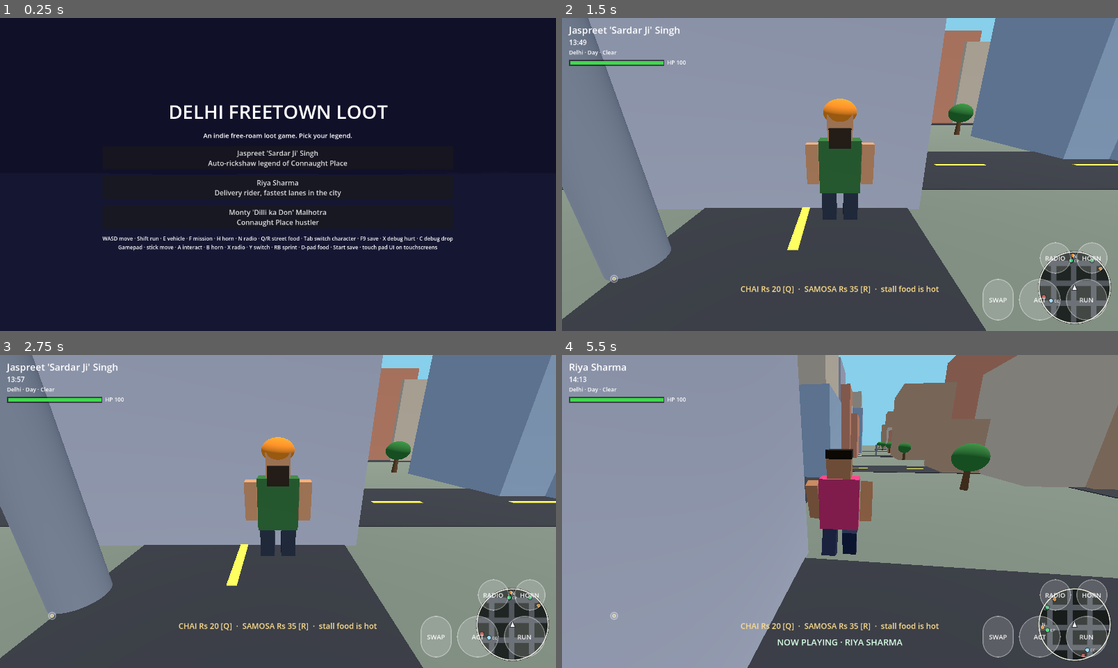
Above: before the commit, frames 1-4 (two rows, left to right).
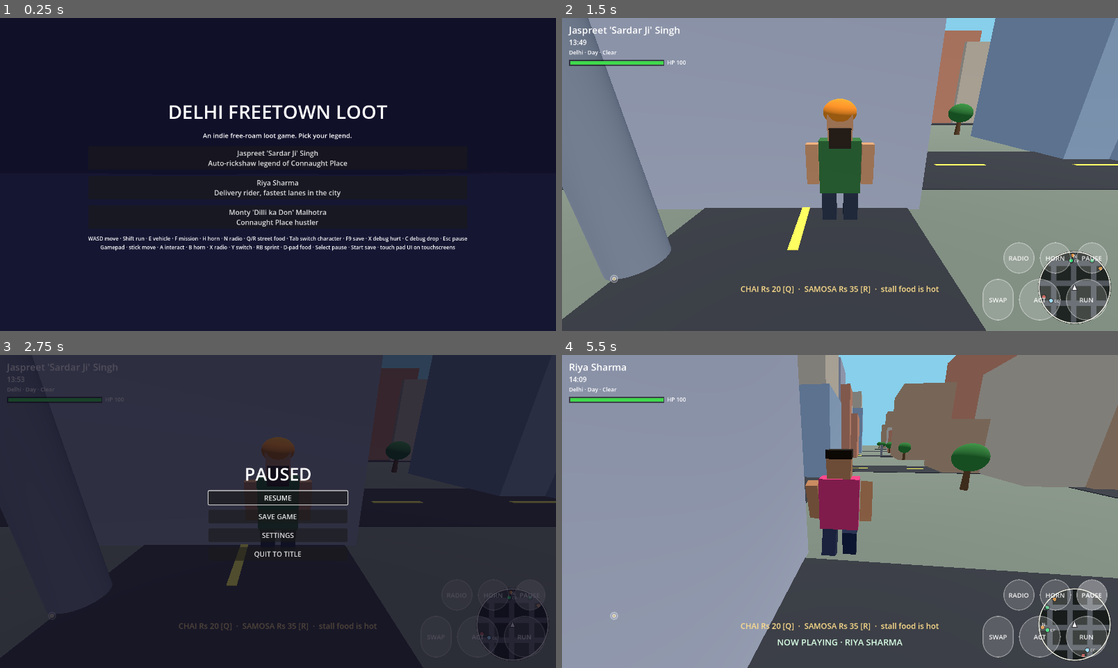
Above: after the commit, the same moments.

Repository: Ayushsahnios/delhi-freetown-loot
Game: Godot game, scene res://scenes/main.tscn
Same seed, same stepped clock (60 frames per second), same inputs: the game is played once before the commit and once after it.
Inputs (mouse positions are in pixels of both pictures, inside the frame that each line leads up to):
- Up to frame 1 (0.25 s): no input
- Up to frame 2 (1.5 s): click "Jaspreet 'Sardar Ji' Singh Au…" at 0.5 s; click "RADIO" at 1.25 s
- Up to frame 3 (2.75 s): click (528, 596) at 2 s, where only the run after the commit has a clickable "PAUSE"
- Up to frame 4 (5.5 s): click (840, 498) at 2.75 s, where only the run after the commit has a clickable "RESUME"; click "HORN" at 3.5 s; click "SWAP" at 4.25 s; tap Enter (ui_accept) at 5, 5.27 s; move the mouse to (962, 495) at 5.02 s; hold D (move_right) from 5.03 s (still down); tap H (horn) at 5.1 s; click (962, 495) at 5.17 s; tap E (interact) at 5.3 s

The runs differ from the first frame. In frame 1, 2.2% of the frame differs, in the area x 15-85%, y 27-75%; in frame 2, 0.2%; in frame 3, 99%, in the area x 0-100%, y 0-100%; in frame 4, 0.9%.
Error in both runs: Invalid assignment on read-only value (on base: 'Dictionary'). (res://scripts/missions.gd:49)

Commit message:
Pause menu with settings: Esc/Select freeze, audio sliders, shadows, quit to title
Runtime Ambient/Radio mixer buses carry the settings sliders; gameplay
scripts keep their own volume_db untouched. Settings persist to
user://settings.json and apply at boot. Esc, gamepad Select and a touch
PAUSE button all trigger it.

Closes #23

Diff:
--- a/scripts/audio.gd
+++ b/scripts/audio.gd
@@ -43,6 +43,10 @@
 	_thunder_player = AudioStreamPlayer.new()
 	_thunder_player.stream = _make_thunder()
 	add_child(_thunder_player)
+	# Settings sliders scale the Ambient bus, never these players directly.
+	for p in [_horn_player, _ambient_player, _rain_player, _thunder_player] \
+			+ _distant_players:
+		p.bus = "Ambient"
 
 
 func horn() -> void:
--- a/scripts/game.gd
+++ b/scripts/game.gd
@@ -39,6 +39,7 @@
 
 func _ready() -> void:
 	_setup_inputs()
+	_setup_audio_buses()
 
 
 func _setup_inputs() -> void:
@@ -56,6 +57,7 @@
 	_add_keys("debug_hurt", [KEY_X])
 	_add_keys("debug_fall", [KEY_C])
 	_add_keys("save", [KEY_F9])
+	_add_keys("pause", [KEY_ESCAPE])
 	# Gamepad — the same actions, so every gameplay reader works unchanged:
 	# left stick drives move_* with analog strength, face buttons take the
 	# one-shot actions, D-pad buys street food.
@@ -71,8 +73,26 @@
 	_add_joy_buttons("buy_chai", [JOY_BUTTON_DPAD_UP])
 	_add_joy_buttons("buy_samosa", [JOY_BUTTON_DPAD_DOWN])
 	_add_joy_buttons("save", [JOY_BUTTON_START])
+	_add_joy_buttons("pause", [JOY_BUTTON_BACK])
 	for action in ["move_forward", "move_back", "move_left", "move_right"]:
 		InputMap.action_set_deadzone(action, 0.2)
+
+
+func _setup_audio_buses() -> void:
+	## Runtime mixer buses for the settings sliders: gameplay scripts keep
+	## their own volume_db untouched; sliders scale the bus instead.
+	_ensure_bus("Ambient")
+	_ensure_bus("Radio")
+
+
+func _ensure_bus(bus_name: String) -> void:
+	for i in AudioServer.bus_count:
+		if AudioServer.get_bus_name(i) == bus_name:
+			return
+	AudioServer.add_bus()
+	var idx := AudioServer.bus_count - 1
+	AudioServer.set_bus_name(idx, bus_name)
+	AudioServer.set_bus_send(idx, "Master")
 
 
 func _add_keys(action: String, keycodes: Array) -> void:
--- a/scripts/main.gd
+++ b/scripts/main.gd
@@ -21,6 +21,7 @@
 const FoodScript := preload("res://scripts/food.gd")
 const WeatherScript := preload("res://scripts/weather.gd")
 const TouchControlsScript := preload("res://scripts/touch_controls.gd")
+const PauseScript := preload("res://scripts/pause.gd")
 const MeshTools := preload("res://scripts/meshtools.gd")
 
 const SKY_DAY := Color(0.53, 0.81, 0.92)
@@ -81,6 +82,7 @@
 var _road_mat: StandardMaterial3D
 var _applied_wet := -1.0
 var _touch: CanvasLayer
+var _pause: CanvasLayer
 var _districts := {}
 var _cur_district: MeshTools = null
 var _dash_xfs: Array[Transform3D] = []
@@ -93,6 +95,9 @@
 func _ready() -> void:
 	_rng.randomize()
 	_build_environment()
+	var boot := PauseScript.load_settings()
+	PauseScript.apply_audio(boot)
+	sun.shadow_enabled = bool(boot.get("shadows", false))
 	_weather = WeatherScript.new()
 	add_child(_weather)
 	_weather.setup()
@@ -121,6 +126,9 @@
 	_build_select_ui()
 	_touch = TouchControlsScript.new()
 	add_child(_touch)
+	_pause = PauseScript.new()
+	_pause.setup(self)
+	add_child(_pause)
 	Input.joy_connection_changed.connect(_on_joy_connection_changed)
 	get_tree().root.close_requested.connect(_save_game)
 
@@ -609,7 +617,7 @@
 		box.add_child(btn)
 
 	var hint := Label.new()
-	hint.text = "WASD move · Shift run · E vehicle · F mission · H horn · N radio · Q/R street food · Tab switch character · F9 save · X debug hurt · C debug drop\nGamepad · stick move · A interact · B horn · X radio · Y switch · RB sprint · D-pad food · Start save · touch pad UI on touchscreens"
+	hint.text = "WASD move · Shift run · E vehicle · F mission · H horn · N radio · Q/R street food · Tab switch character · F9 save · X debug hurt · C debug drop · Esc pause\nGamepad · stick move · A interact · B horn · X radio · Y switch · RB sprint · D-pad food · Select pause · Start save · touch pad UI on touchscreens"
 	hint.add_theme_font_size_override("font_size", 12)
 	hint.horizontal_alignment = HORIZONTAL_ALIGNMENT_CENTER
 	box.add_child(hint)
--- /dev/null
+++ b/scripts/pause.gd
@@ -0,0 +1,184 @@
+extends CanvasLayer
+## Pause menu (Esc / gamepad Select / touch PAUSE button): freezes the
+## world behind a dim and offers resume, save, settings and quit-to-title.
+## Audio settings ride runtime buses (Master/Ambient/Radio) so gameplay
+## volume logic is never touched; settings persist to user://settings.json.
+
+const SETTINGS_PATH := "user://settings.json"
+const DEFAULTS := {"master": 100.0, "ambient": 100.0, "radio": 100.0, "shadows": false}
+
+var _game: Node
+var _settings := {}
+var _resume_btn: Button
+var _settings_box: VBoxContainer
+
+
+func setup(game: Node) -> void:
+	_game = game
+	_settings = DEFAULTS.duplicate()
+	var stored := load_settings()
+	for key in stored:
+		_settings[key] = stored[key]
+
+
+func _ready() -> void:
+	layer = 30
+	process_mode = Node.PROCESS_MODE_ALWAYS
+	visible = false
+	_build()
+
+
+func _process(_delta: float) -> void:
+	## ALWAYS-mode polling (not _input): the touch pad drives actions via
+	## Input.action_press, which never reaches _input handlers.
+	if not Input.is_action_just_pressed("pause"):
+		return
+	if _game == null or not _game._playing:
+		return
+	if visible:
+		_resume()
+	else:
+		_open()
+
+
+func _open() -> void:
+	visible = true
+	get_tree().paused = true
+	_resume_btn.grab_focus()
+
+
+func _resume() -> void:
+	visible = false
+	get_tree().paused = false
+
+
+func _quit_to_title() -> void:
+	## Back to character select via a clean scene reload — every gameplay
+	## child is rebuilt from scratch, so no teardown bookkeeping is needed.
+	visible = false
+	get_tree().paused = false
+	get_tree().reload_current_scene()
+
+
+func _toggle_settings() -> void:
+	_settings_box.visible = not _settings_box.visible
+
+
+func _menu_button(parent: Container, text: String) -> Button:
+	var b := Button.new()
+	b.text = text
+	b.custom_minimum_size = Vector2(320, 0)
+	parent.add_child(b)
+	return b
+
+
+func _make_slider(label_text: String, key: String) -> void:
+	var row := HBoxContainer.new()
+	row.add_theme_constant_override("separation", 10)
+	_settings_box.add_child(row)
+	var label := Label.new()
+	label.text = label_text
+	label.custom_minimum_size = Vector2(110, 0)
+	row.add_child(label)
+	var slider := HSlider.new()
+	slider.min_value = 0.0
+	slider.max_value = 100.0
+	slider.step = 1.0
+	slider.custom_minimum_size = Vector2(200, 24)
+	slider.value = float(_settings.get(key, 100.0))
+	row.add_child(slider)
+	var value := Label.new()
+	value.text = "%d%%" % int(slider.value)
+	value.custom_minimum_size = Vector2(48, 0)
+	row.add_child(value)
+	slider.value_changed.connect(func(v: float) -> void:
+		value.text = "%d%%" % int(v)
+		_apply_setting(key, v))
+
+
+func _build() -> void:
+	var dim := ColorRect.new()
+	dim.color = Color(0.04, 0.03, 0.10, 0.72)
+	dim.set_anchors_preset(Control.PRESET_FULL_RECT)
+	add_child(dim)
+
+	var center := CenterContainer.new()
+	center.set_anchors_preset(Control.PRESET_FULL_RECT)
+	add_child(center)
+	var box := VBoxContainer.new()
+	box.add_theme_constant_override("separation", 12)
+	center.add_child(box)
+
+	var title := Label.new()
+	title.text = "PAUSED"
+	title.add_theme_font_size_override("font_size", 40)
+	title.horizontal_alignment = HORIZONTAL_ALIGNMENT_CENTER
+	box.add_child(title)
+
+	_resume_btn = _menu_button(box, "RESUME")
+	_resume_btn.pressed.connect(_resume)
+	var save_btn := _menu_button(box, "SAVE GAME")
+	save_btn.pressed.connect(Callable(_game, "_save_game"))
+	var settings_btn := _menu_button(box, "SETTINGS")
+	settings_btn.pressed.connect(_toggle_settings)
+	var quit_btn := _menu_button(box, "QUIT TO TITLE")
+	quit_btn.pressed.connect(_quit_to_title)
+
+	_settings_box = VBoxContainer.new()
+	_settings_box.add_theme_constant_override("separation", 8)
+	_settings_box.visible = false
+	box.add_child(_settings_box)
+	_make_slider("MASTER", "master")
+	_make_slider("RADIO", "radio")
+	_make_slider("CITY SOUNDS", "ambient")
+	var shadow_row := HBoxContainer.new()
+	shadow_row.add_theme_constant_override("separation", 10)
+	_settings_box.add_child(shadow_row)
+	var cb := CheckBox.new()
+	cb.text = "SUN SHADOWS (quality)"
+	cb.button_pressed = bool(_settings.get("shadows", false))
+	cb.toggled.connect(func(on: bool) -> void: _apply_setting("shadows", on))
+	shadow_row.add_child(cb)
+
+
+func _apply_setting(key: String, value) -> void:
+	_settings[key] = value
+	write_settings(_settings)
+	apply_audio(_settings)
+	if key == "shadows" and _game != null and _game.sun != null:
+		_game.sun.shadow_enabled = bool(value)
+
+
+static func load_settings() -> Dictionary:
+	if not FileAccess.file_exists(SETTINGS_PATH):
+		return {}
+	var f := FileAccess.open(SETTINGS_PATH, FileAccess.READ)
+	if f == null:
+		return {}
+	var text := f.get_as_text()
+	f.close()
+	var parsed = JSON.parse_string(text)
+	return parsed if typeof(parsed) == TYPE_DICTIONARY else {}
+
+
+static func write_settings(s: Dictionary) -> void:
+	var f := FileAccess.open(SETTINGS_PATH, FileAccess.WRITE)
+	if f == null:
+		return
+	f.store_string(JSON.stringify(s, "\t"))
+	f.close()
+
+
+static func apply_audio(s: Dictionary) -> void:
+	_set_bus_volume("Master", float(s.get("master", 100.0)))
+	_set_bus_volume("Ambient", float(s.get("ambient", 100.0)))
+	_set_bus_volume("Radio", float(s.get("radio", 100.0)))
+
+
+static func _set_bus_volume(bus_name: String, percent: float) -> void:
+	var idx := AudioServer.get_bus_index(bus_name)
+	if idx < 0:
+		return
+	var linear := clampf(percent / 100.0, 0.0, 1.0)
+	AudioServer.set_bus_mute(idx, linear <= 0.001)
+	AudioServer.set_bus_volume_db(idx, -60.0 if linear <= 0.001 else linear_to_db(linear))
--- a/scripts/radio.gd
+++ b/scripts/radio.gd
@@ -28,6 +28,7 @@
 	_player = AudioStreamPlayer.new()
 	_player.stream = _loops[0]
 	_player.volume_db = -6.0
+	_player.bus = "Radio"
 	add_child(_player)
 
 
--- a/scripts/touch_controls.gd
+++ b/scripts/touch_controls.gd
@@ -59,6 +59,7 @@
 	rows.add_child(top)
 	top.add_child(_make_button("RADIO", ["radio"], 72.0))
 	top.add_child(_make_button("HORN", ["horn"], 72.0))
+	top.add_child(_make_button("PAUSE", ["pause"], 72.0))
 
 	var bottom := HBoxContainer.new()
 	bottom.alignment = BoxContainer.ALIGNMENT_END
Not shown, added: scripts/pause.gd.uid
